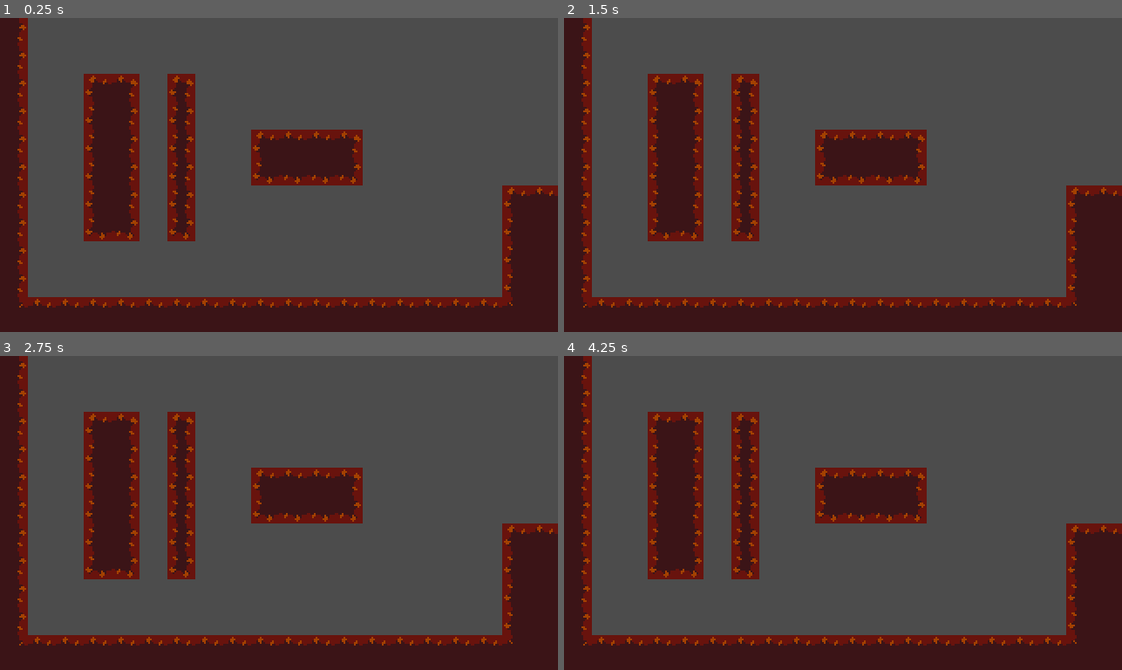
Above: before the commit, frames 1-4 (two rows, left to right).
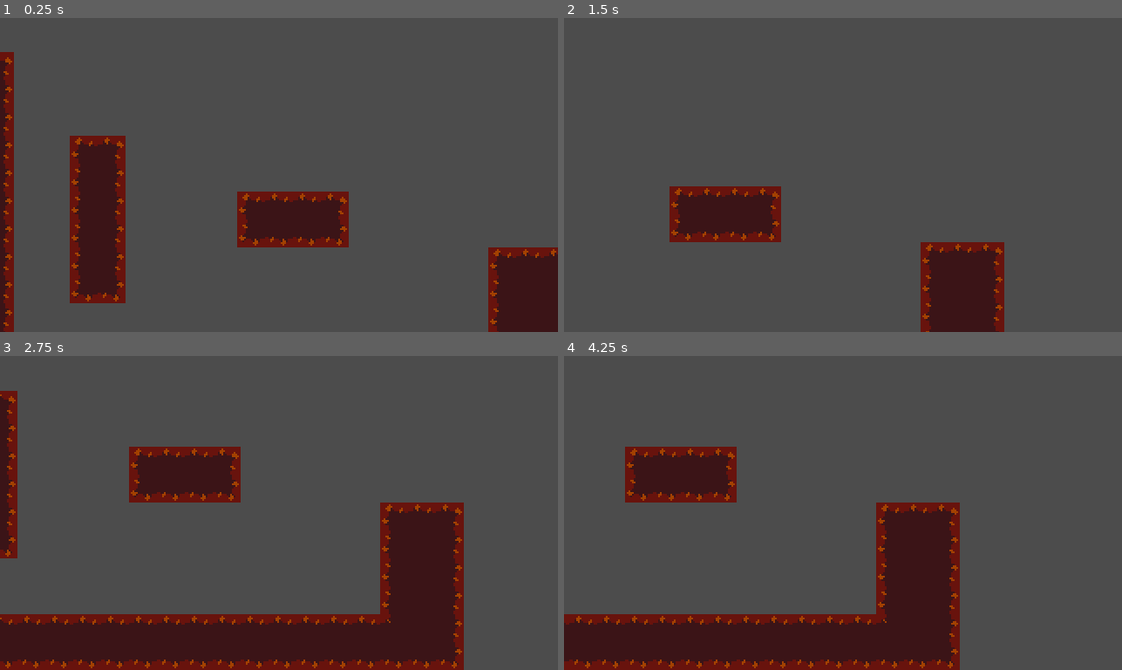
Above: after the commit, the same moments.

Repository: debobrad579/Labyrinth
Game: Godot game, scene res://Main.tscn
Same seed, same stepped clock (60 frames per second), same inputs: the game is played once before the commit and once after it.
Inputs:
- Up to frame 1 (0.25 s): no input
- Up to frame 2 (1.5 s): tap Enter at 0.5 s; hold D (walk_right) from 0.53 s (still down); tap Space (jump) at 0.6, 0.77, 1.07, 1.35 s
- Up to frame 3 (2.75 s): tap Space (jump) at 1.52, 1.82, 2.1 s; release D (walk_right) at 2.03 s; hold A (walk_left) from 2.03 s (still down)
- Up to frame 4 (4.25 s): release A (walk_left) at 2.78 s; hold D (walk_right) from 2.78 s (still down); tap Space (jump) at 2.85, 3.02, 3.32, 3.6, 3.77, 4.07 s

The runs differ from the first frame. In frame 1, 33% of the frame differs, in the area x 0-100%, y 0-100%; in frame 2, 33%; in frame 3, 37%; in frame 4, 36%.

Commit message:
Added camera and tweaked when the player can jump.
Added camera with limit nodes. If the player presses jump 0.1 seconds before hitting the ground, the character will jump when they hit the ground.

Diff:
--- a/Main.tscn
+++ b/Main.tscn
@@ -1,7 +1,8 @@
-[gd_scene load_steps=52 format=2]
+[gd_scene load_steps=53 format=2]
 
 [ext_resource path="res://Player/Player.tscn" type="PackedScene" id=1]
 [ext_resource path="res://Graphics/Tile Set v1.0.png" type="Texture" id=2]
+[ext_resource path="res://Player/Camera.tscn" type="PackedScene" id=3]
 
 [sub_resource type="ConvexPolygonShape2D" id=1]
 points = PoolVector2Array( 0, 0, 16, 0, 16, 16, 0, 16 )
@@ -460,12 +461,15 @@
 [node name="Player" parent="." instance=ExtResource( 1 )]
 position = Vector2( 168, 48 )
 
+[node name="RemoteTransform" parent="Player" index="7"]
+remote_path = NodePath("../../Camera")
+
 [node name="TileMap" type="TileMap" parent="."]
 tile_set = SubResource( 48 )
 cell_size = Vector2( 16, 16 )
 cell_custom_transform = Transform2D( 1, 0, 0, 1, 0, 0 )
 format = 1
-tile_data = PoolIntArray( -1, 0, 0, -65536, 0, 2, 65535, 0,  …(79 unchanged characters)… , 0, 65538, 131075, 0, 0, 131076, 0, 2, 131078, 0, 3, 262143, 0, 65536, 196608, 0, 65538, 196611, 0, 65536, 196612, 0, 65538, 196614, 0, 65539, 327679, 0, 65536, 262144, 0, 65538, 262147, 0, 65536, 262148, 0, 65538, 262150, 0, 65539, 262153, 0, 0, 262154, 0, 1, 262155, 0, 1, 262156, 0, 2, 393215, 0, 65536, 327680, 0, 65538, 327683, 0, 65536, 327684, 0, 65538, 327686, 0, 65539, 327689, 0, 131072, 327690, 0, 131073, 327691, 0, 131073, 327692, 0, 131074, 458751, 0, 65536, 393216, 0, 65538, 393219, 0, 65536, 393220, 0, 65538, 393222, 0, 65539, 393234, 0, 0, 393235, 0, 1, 393236, 0, 2, 524287, 0, 65536, 458752, 0, 65538, 458755, 0, 131072, 458756, 0, 131074, 458758, 0, 131075, 458770, 0, 65536, 458771, 0, 65537, 45 …(944 unchanged characters)…
+tile_data = PoolIntArray( -1, 0, 0, -65536, 0, 2, 65535, 0,  …(79 unchanged characters)… , 0, 65538, 131075, 0, 0, 131076, 0, 2, 262143, 0, 65536, 196608, 0, 65538, 196611, 0, 65536, 196612, 0, 65538, 327679, 0, 65536, 262144, 0, 65538, 262147, 0, 65536, 262148, 0, 65538, 262153, 0, 0, 262154, 0, 1, 262155, 0, 1, 262156, 0, 2, 393215, 0, 65536, 327680, 0, 65538, 327683, 0, 65536, 327684, 0, 65538, 327689, 0, 131072, 327690, 0, 131073, 327691, 0, 131073, 327692, 0, 131074, 458751, 0, 65536, 393216, 0, 65538, 393219, 0, 65536, 393220, 0, 65538, 393234, 0, 0, 393235, 0, 1, 393236, 0, 2, 524287, 0, 65536, 458752, 0, 65538, 458755, 0, 131072, 458756, 0, 131074, 458770, 0, 65536, 458771, 0, 65537, 45 …(944 unchanged characters)…
 
 [node name="StaticBody2D" type="StaticBody2D" parent="."]
 position = Vector2( 256, 72 )
@@ -474,3 +478,16 @@
 position = Vector2( -336, -8 )
 rotation = 0.349066
 shape = SubResource( 49 )
+
+[node name="Camera" parent="." instance=ExtResource( 3 )]
+position = Vector2( 168, 48 )
+
+[node name="TopLeft" parent="Camera/Limits" index="0"]
+position = Vector2( -416, -216 )
+
+[node name="BottomRight" parent="Camera/Limits" index="1"]
+position = Vector2( 1136, 192 )
+
+[editable path="Player"]
+
+[editable path="Camera"]
--- /dev/null
+++ b/Player/Camera.gd
@@ -0,0 +1,14 @@
+extends Camera2D
+
+onready var topLeft = $Limits/TopLeft
+onready var bottomRight = $Limits/BottomRight
+
+func _ready():
+	limit_top = topLeft.position.y
+	limit_left = topLeft.position.x
+	limit_bottom = bottomRight.position.y
+	limit_right = bottomRight.position.x
+
+# The standard node doesn't have a position, so the
+# TopLeft and BottomRight position2d nodes don't follow the camera anymore.
+# For each area you the position2d nodes can be set up to give the camera limits.
--- /dev/null
+++ b/Player/Camera.tscn
@@ -0,0 +1,15 @@
+[gd_scene load_steps=2 format=2]
+
+[ext_resource path="res://Player/Camera.gd" type="Script" id=1]
+
+[node name="Camera" type="Camera2D"]
+position = Vector2( 160, 90 )
+current = true
+script = ExtResource( 1 )
+
+[node name="Limits" type="Node" parent="."]
+
+[node name="TopLeft" type="Position2D" parent="Limits"]
+
+[node name="BottomRight" type="Position2D" parent="Limits"]
+position = Vector2( 320, 180 )
--- a/Player/Player.gd
+++ b/Player/Player.gd
@@ -17,6 +17,7 @@
 onready var wallChecker = $WallChecker
 onready var LfloorDetector = $LeftFloorDetector
 onready var RfloorDetector = $RightFloorDetector
+onready var jumpTimer = $JumpTimer
 
 # Player Platforming Variables
 var motion = Vector2.ZERO
@@ -36,6 +37,10 @@
 
 # Main physics and process function
 func _physics_process(delta):
+
+	if floor_detected() == false and Input.is_action_just_pressed("jump"):
+		jumpTimer.start()
+	# If they jump slightly before ground contact, they will jump on contact.
 
 	# Set the horizontal input
 	var x_input = Input.get_action_strength("walk_right") - Input.get_action_strength("walk_left")
@@ -57,7 +62,10 @@
 	# is now used to detect coyote time. --------------------------------------
 
 	# If is on floor, then set on floor to true.
-	if floor_detected() == true: on_floor = true
+	if floor_detected() == true:
+		on_floor = true
+		if jumpTimer.is_stopped() == false:
+			motion.y = -JUMP_FORCE
 
 	# If player is on floor and the coyote timer is not stopped,
 	if floor_detected() == true or not coyoteTimer.is_stopped():
@@ -170,11 +178,11 @@
 	motion += gravity_vector * delta
 	motion = move_and_slide(motion, -gravity_vector, true, 4, PI/4, false)
 
-func _on_WallDetector_body_entered(body):
+func _on_WallDetector_body_entered(_body):
 	on_wall = true
 
 
-func _on_WallDetector_body_exited(body):
+func _on_WallDetector_body_exited(_body):
 	on_wall = false
 
 
--- a/Player/Player.tscn
+++ b/Player/Player.tscn
@@ -35,6 +35,10 @@
 wait_time = 0.4
 one_shot = true
 
+[node name="JumpTimer" type="Timer" parent="."]
+wait_time = 0.1
+one_shot = true
+
 [node name="WallChecker" type="RayCast2D" parent="."]
 visible = false
 enabled = true
@@ -52,7 +56,8 @@
 position = Vector2( -2.6, 0 )
 enabled = true
 cast_to = Vector2( 0, 9.75 )
+
+[node name="RemoteTransform" type="RemoteTransform2D" parent="."]
 [connection signal="body_entered" from="WallDetector" to="." method="_on_WallDetector_body_entered"]
 [connection signal="body_exited" from="WallDetector" to="." method="_on_WallDetector_body_exited"]
-[connection signal="timeout" from="CoyoteTimer" to="." method="_on_Timer_timeout"]
 [connection signal="timeout" from="WallJumpTimer" to="." method="_on_WallJumpTimer_timeout"]
Not shown, changed: .mono/metadata/ide_messaging_meta.txt
